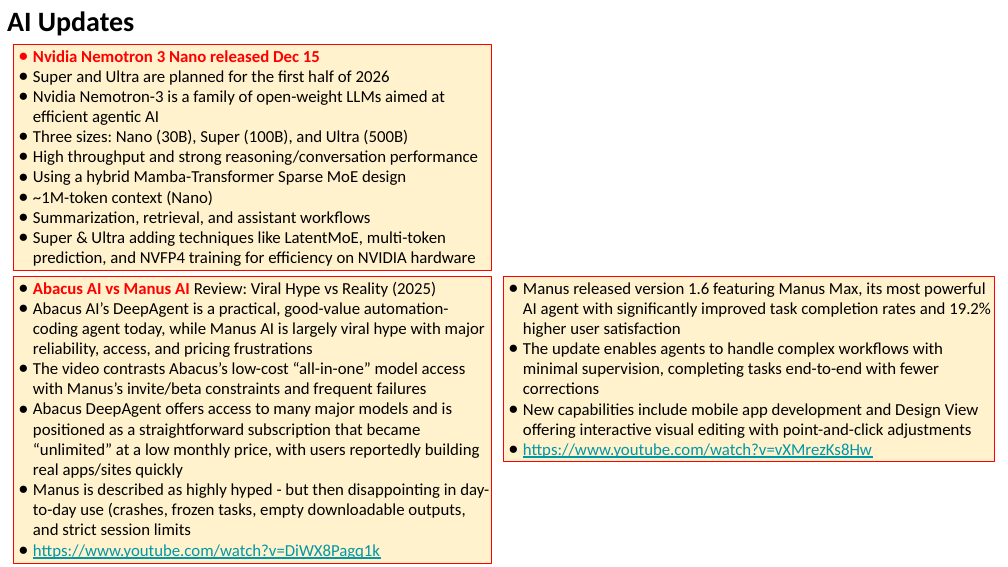
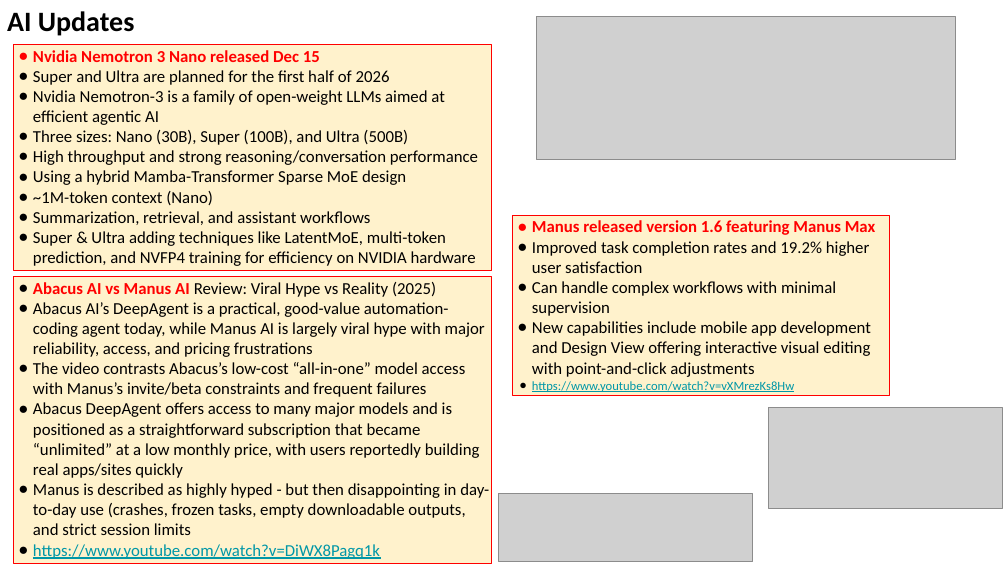
Before and after one commit to lselector/seminar, a slide deck: slide 4 of 2025/2025-12-19-AI-Updates.pptx. Drawn at 1008x567 pixels with LibreOffice and Linux fonts; fonts in the diff are those of the drawing; grey boxes stand for pictures. Boxes give left, top, right and bottom in pixels: in the first picture for what was removed or moved away, otherwise in the second. Text is boxed around its words. In the diff, an @@ line names an element or a change of style, - is before the commit and + after.

```diff
--- a/2025/2025-12-19-AI-Updates.pptx
+++ b/2025/2025-12-19-AI-Updates.pptx
@@ picture added at bbox=[537, 17, 956, 160] @@
@@ rectangle "Manus released version 1.6 featuring ...": place and size @@
-rectangle "Manus released version 1.6 featuring ..." at bbox=[503, 276, 995, 462]
+rectangle "Manus released version 1.6 featuring ..." at bbox=[512, 216, 889, 396]
@@ text in rectangle at bbox=[532, 220, 876, 316]: text changed @@
-● Manus released version 1.6 featuring Manus Max, its most powerful AI agent with significantly improved task completion rates and 19.2% higher user satisfaction
-● The update enables agents to handle complex workflows with minimal supervision, completing tasks end-to-end with fewer corrections
+● Manus released version 1.6 featuring Manus Max
+● Improved task completion rates and 19.2% higher user satisfaction
+● Can handle complex workflows with minimal supervision
@@ text in rectangle at bbox=[532, 381, 794, 392]: size 12 to 9 pt in "https://www.youtube.com/watch?v=vXMrezKs8Hw"; indent changed @@
@@ picture added at bbox=[769, 407, 1003, 509] @@
@@ picture added at bbox=[499, 493, 753, 561] @@
```
Also in this commit, not shown: 13 other slides changed, 1 slide added.
